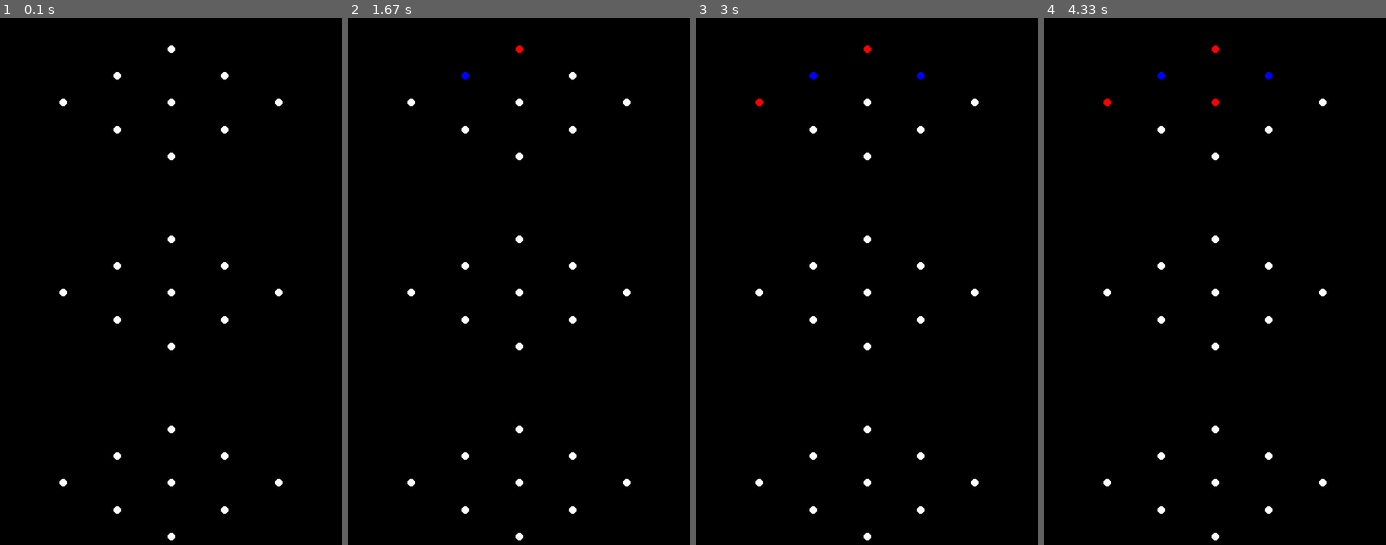
Above: before the commit, frames 1-4 (left to right).
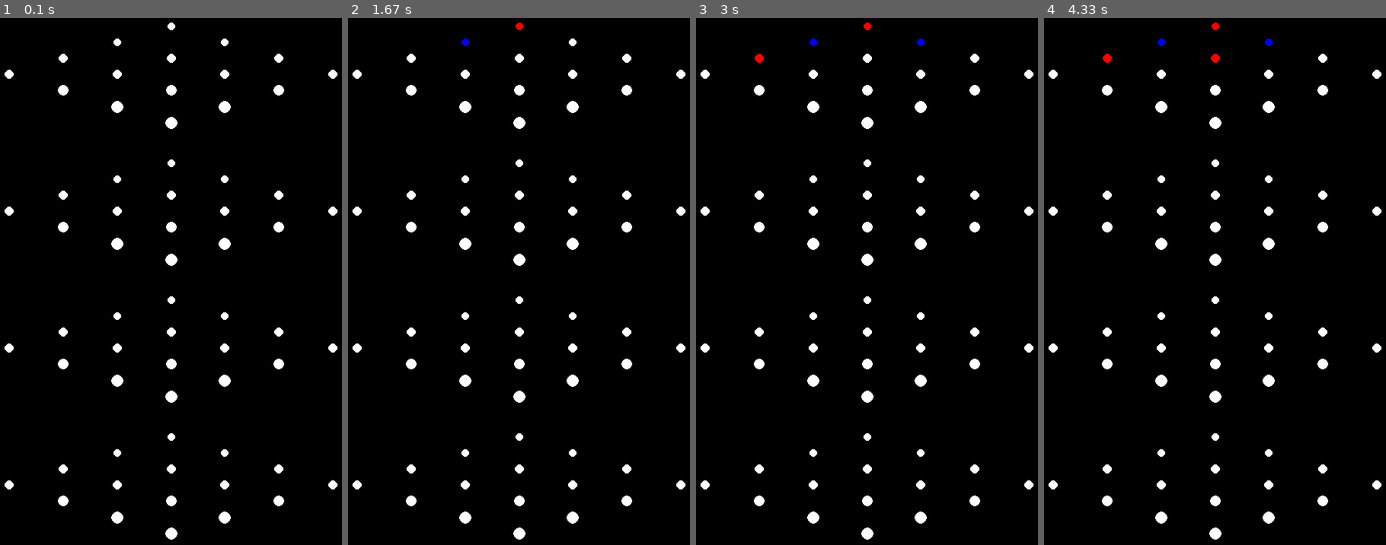
Above: after the commit, the same moments.

Repository: kluedemann/GitGud
Game: pygame game, started from main.py
The game is run twice, just before and just after one commit, with the same random seed, the same clock (stepped at 60 frames per second) and the same inputs.
Inputs (mouse positions are in pixels of both pictures, inside the frame that each line leads up to):
- Up to frame 1 (0.1 s): no input
- Up to frame 2 (1.67 s): click (519, 276) at 0.38 s; click (348, 197) at 0.85 s; move the mouse to (375, 75) at 1.17 s; click (375, 75) at 1.45 s
- Up to frame 3 (3 s): move the mouse to (873, 334) at 1.87 s; click (873, 334) at 2.22 s; move the mouse to (788, 165) at 2.7 s
- Up to frame 4 (4.33 s): click (1136, 165) at 3.12 s; move the mouse to (outside the picture) at 3.67 s; click (outside the picture) at 4.12 s

The runs differ from the first frame. In frame 1, 3.0% of the frame differs, in the area x 1-99%, y 0-100%; in frame 2, 3.0%; in frame 3, 3.0%; in frame 4, 3.0%.

Commit message:
Edit sizes

Diff:
--- a/main.py
+++ b/main.py
@@ -8,9 +8,9 @@
     def __init__(
             self,
             surface: pygame.Surface,
-            l: int = 3,
-            w: int = 3,
-            h: int = 3):
+            l: int = 4,
+            w: int = 4,
+            h: int = 4):
         self.surface = surface
         self.bg_color = pygame.Color('black')
         width = self.surface.get_width() // 3
@@ -34,7 +34,7 @@
         angle = math.pi / 4
         offset = {
             'x': self.surface.get_width() / 2,
-            'y': self.surface.get_height() / 2 - 300
+            'y': self.surface.get_height() / 2 - 330
         }
 
         for z, board in enumerate(self.board):
@@ -42,29 +42,17 @@
                 for y, cube in enumerate(row):
                     center = (
                         int(offset['x'] - 100 * x * math.cos(angle) + 100 * y * math.sin(angle)),
-                        int(offset['y'] + 50 * x * math.cos(angle) + 50 * y * math.sin(angle) + z * 250)
+                        int(offset['y'] + 30 * x * math.cos(angle) + 30 * y * math.sin(angle) + z * 180)
                     )
+                    radius = 5 * (1.1) ** (x + y)
                     if cube == 'X':
-                        pygame.draw.circle(
-                            self.surface,
-                            (255, 0, 0),
-                            center,
-                            5
-                        )
+                        color = (255, 0, 0)
                     elif cube == 'O':
-                        pygame.draw.circle(
-                            self.surface,
-                            (0, 0, 255),
-                            center,
-                            5
-                        )
+                        color = (0, 0, 255)
                     else:
-                        pygame.draw.circle(
-                            self.surface,
-                            (255, 255, 255),
-                            center,
-                            5
-                        )
+                        color = (255, 255, 255)
+
+                    pygame.draw.circle(self.surface, color, center, radius)
         pygame.display.update()
         return
 
